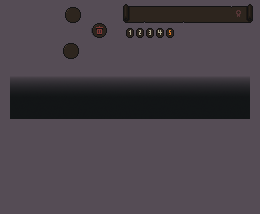
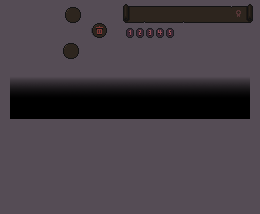
Two versions of the same layered image (260x214). Layer-by-layer changes:
painted on "QuickInventoryBackground.png" over [10, 76, 250, 119]
painted on "InventoryItemAmount1.png" over [126, 28, 134, 38]
painted on "InventoryItemAmount2.png" over [136, 28, 144, 38]
painted on "InventoryItemAmount3.png" over [146, 28, 154, 38]
painted on "InventoryItemAmount4.png" over [156, 28, 164, 38]
painted on "InventoryItemAmount5.png" over [166, 28, 174, 38]
